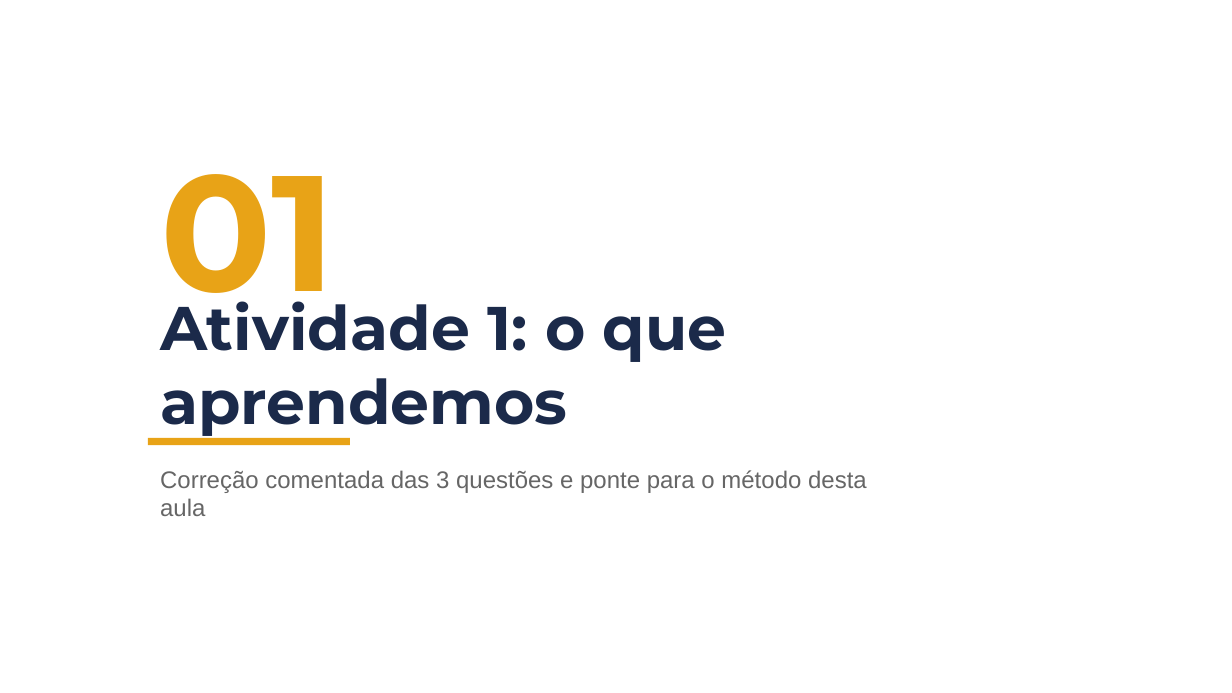
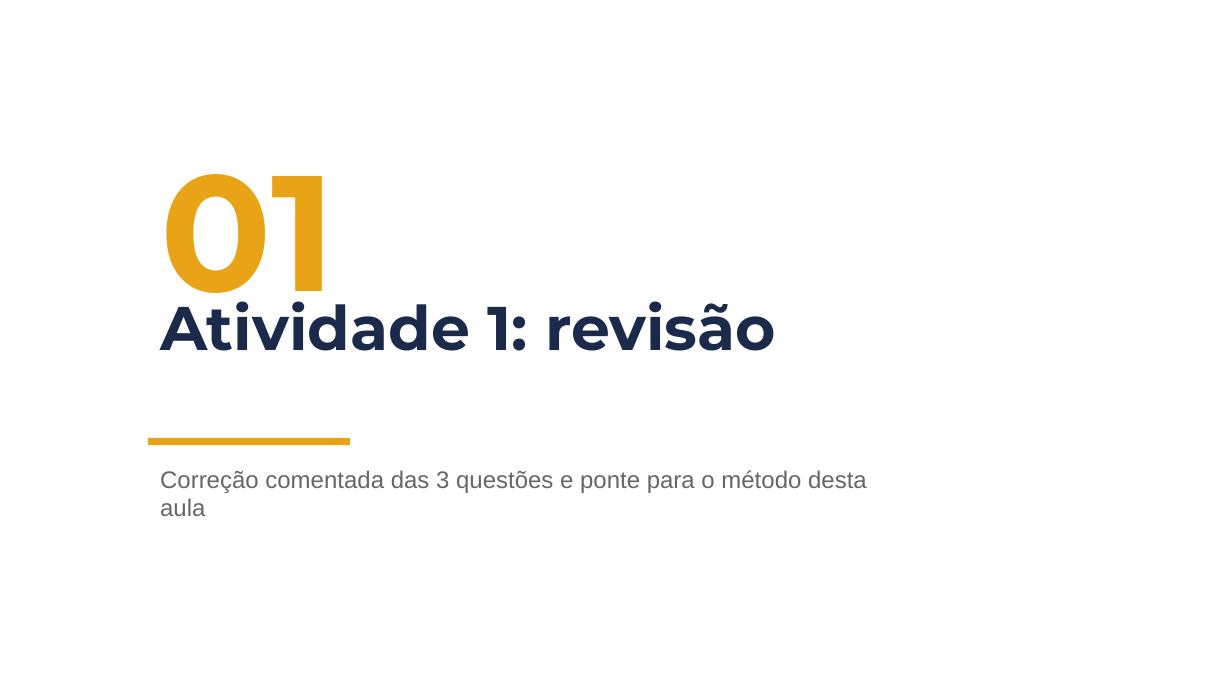
Before and after one commit to BrunoDaleffi/ibmec, a slide deck: slide 5 of aulas/aula_02/slides/aula2_bloco1_jurimetria.pptx. Drawn at 1232x693 pixels with LibreOffice and Linux fonts; fonts in the diff are those of the drawing; background and template pictures are left out. Boxes give left, top, right and bottom in pixels: in the first picture for what was removed or moved away, otherwise in the second. Text is boxed around its words. In the diff, an @@ line names an element or a change of style, - is before the commit and + after.

```diff
--- a/aulas/aula_02/slides/aula2_bloco1_jurimetria.pptx
+++ b/aulas/aula_02/slides/aula2_bloco1_jurimetria.pptx
@@ text at (160,290,776,351): text changed @@
-Atividade 1: o que aprendemos
+Atividade 1: revisão
```
Also in this commit, not shown: 8 other slides changed, 7 other files.
